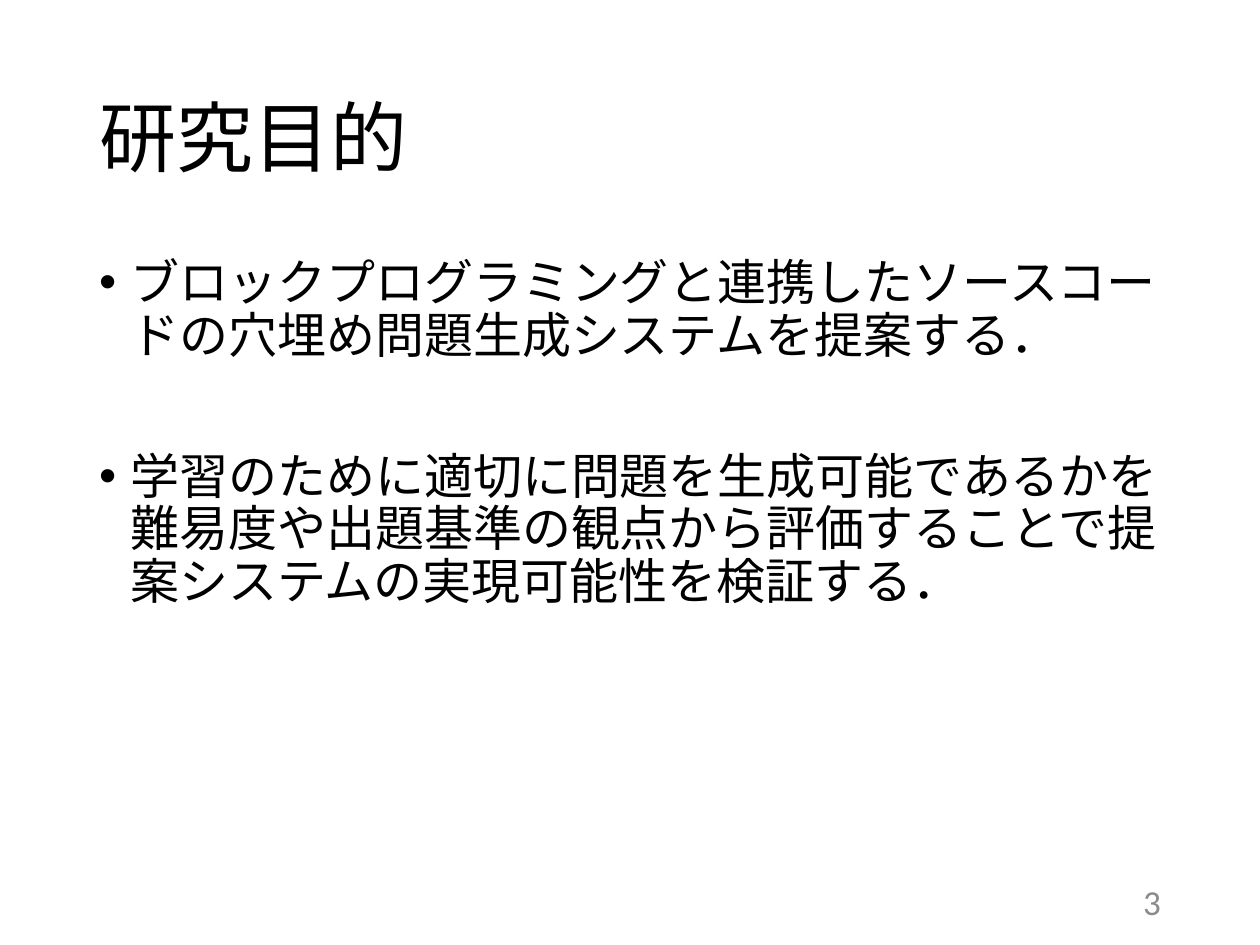
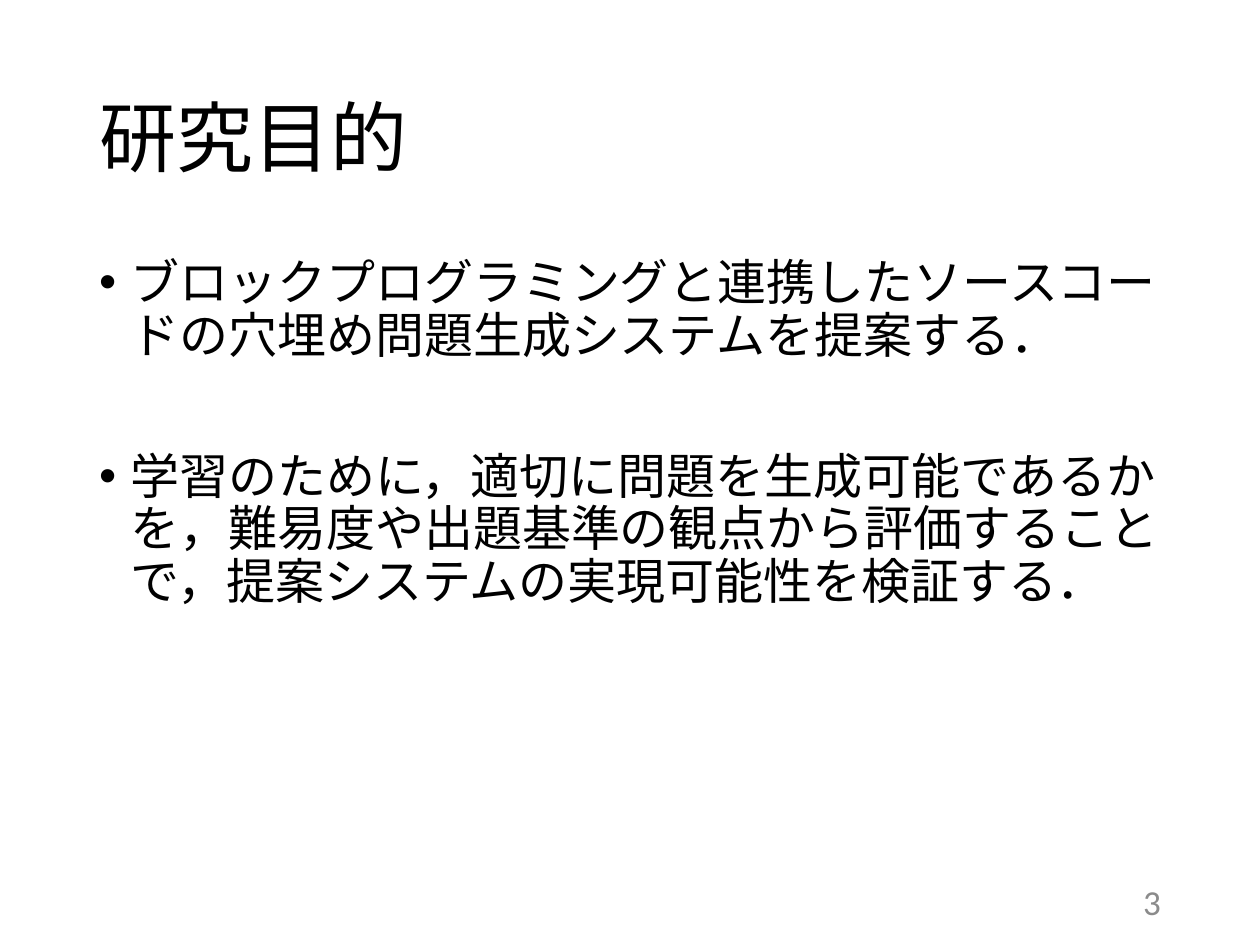
Before and after one commit to kait-takanolab/1821121-shimaoka-thesis, a slide deck: slide 3 of 1821121_shimaoka_thesis.pptx. Drawn at 1260x945 pixels with LibreOffice and Linux fonts; fonts in the diff are those of the drawing. Boxes give left, top, right and bottom in pixels: in the first picture for what was removed or moved away, otherwise in the second. Text is boxed around its words. In the diff, an @@ line names an element or a change of style, - is before the commit and + after.

```diff
--- a/1821121_shimaoka_thesis.pptx
+++ b/1821121_shimaoka_thesis.pptx
@@ text at (131, 452, 1159, 604): text changed @@
-• 学習のために適切に問題を生成可能であるかを難易度や出題基準の観点から評価することで提案システムの実現可能性を検証する．
+• 学習のために，適切に問題を生成可能であるかを，難易度や出題基準の観点から評価することで，提案システムの実現可能性を検証する．
```
Also in this commit, not shown: 10 other slides changed, 2 slides added, 3 slides removed.
